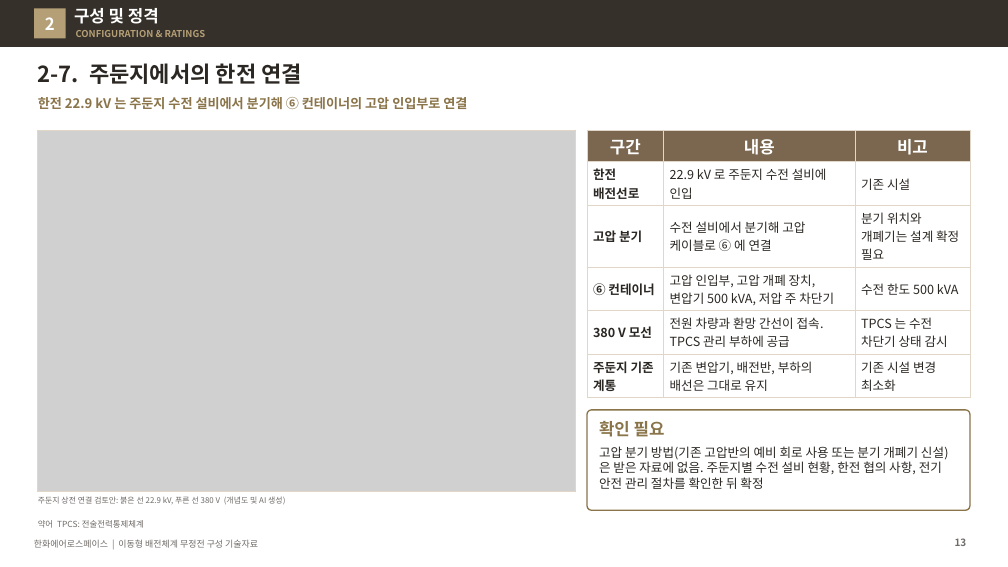
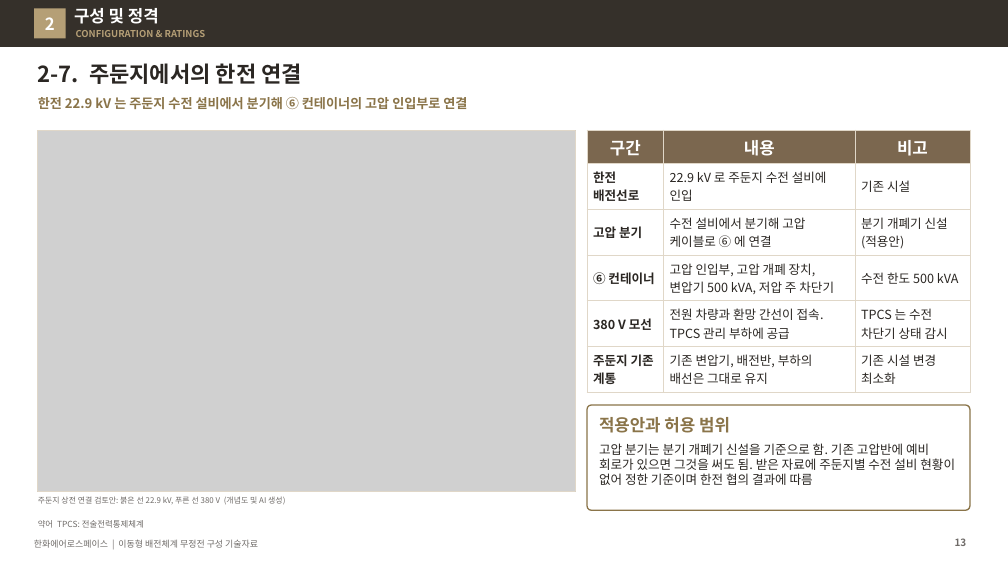
Before and after one commit to byunjd112-hue/headroom, a slide deck: slide 13 of mobile_ems/docs/out/IFPS_이동형배전체계_무정전구성_기술자료_Rev72.pptx. Drawn at 1008x567 pixels with LibreOffice and Linux fonts; fonts in the diff are those of the drawing; grey boxes stand for pictures. Boxes give left, top, right and bottom in pixels: in the first picture for what was removed or moved away, otherwise in the second. Text is boxed around its words. In the diff, an @@ line names an element or a change of style, - is before the commit and + after.

```diff
--- a/mobile_ems/docs/out/IFPS_이동형배전체계_무정전구성_기술자료_Rev72.pptx
+++ b/mobile_ems/docs/out/IFPS_이동형배전체계_무정전구성_기술자료_Rev72.pptx
@@ table at (587, 130, 969, 388) @@
-row 3, column 3: 분기 위치와 개폐기는 설계 확정 필요
+row 3, column 3: 분기 개폐기 신설(적용안)
@@ rounded rectangle: place and size @@
-rounded rectangle at (587, 410, 970, 510)
+rounded rectangle at (587, 405, 970, 510)
@@ rounded rectangle at (587, 405, 970, 510): proportions changed @@
@@ text at (599, 417, 730, 433): text changed @@
-확인 필요
+적용안과 허용 범위
@@ text at (599, 443, 955, 485): text changed @@
-고압 분기 방법(기존 고압반의 예비 회로 사용 또는 분기 개폐기 신설)은 받은 자료에 없음. 주둔지별 수전 설비 현황, 한전 협의 사항, 전기 안전 관리 절차를 확인한 뒤 확정
+고압 분기는 분기 개폐기 신설을 기준으로 함. 기존 고압반에 예비 회로가 있으면 그것을 써도 됨. 받은 자료에 주둔지별 수전 설비 현황이 없어 정한 기준이며 한전 협의 결과에 따름
```
Also in this commit, not shown: 21 other slides changed, 6 slides added, 6 other files.
